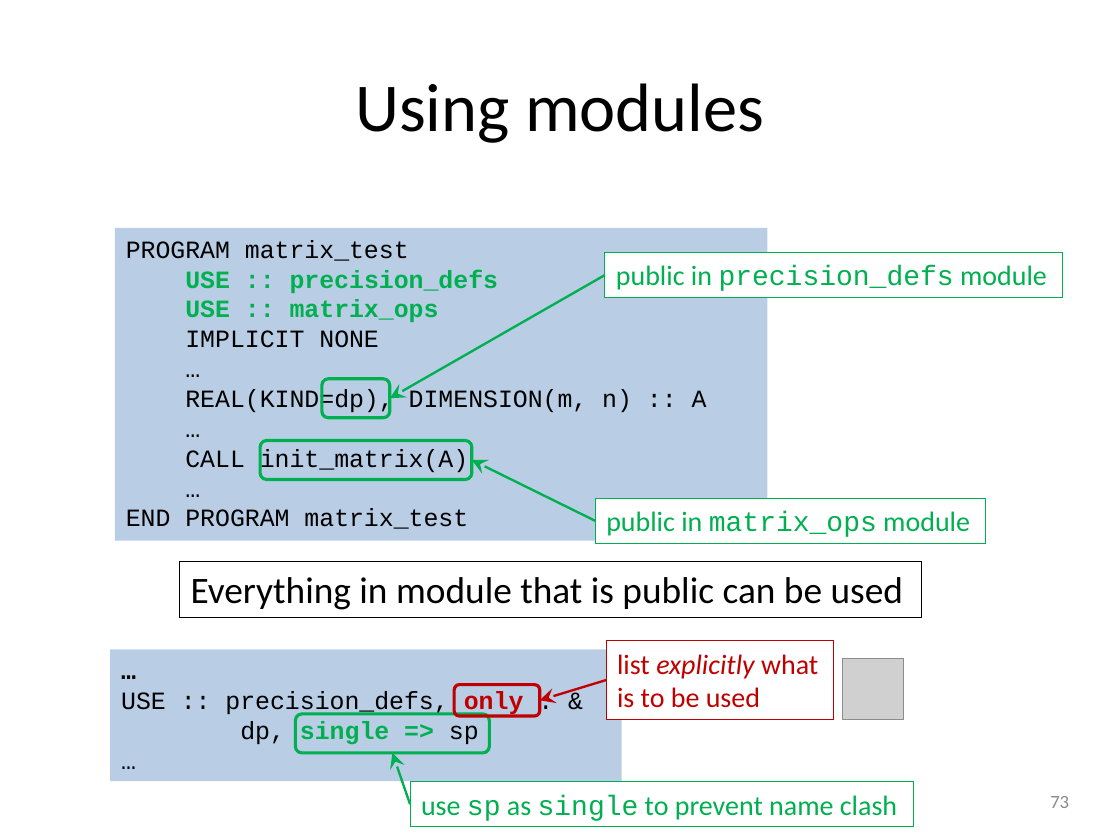
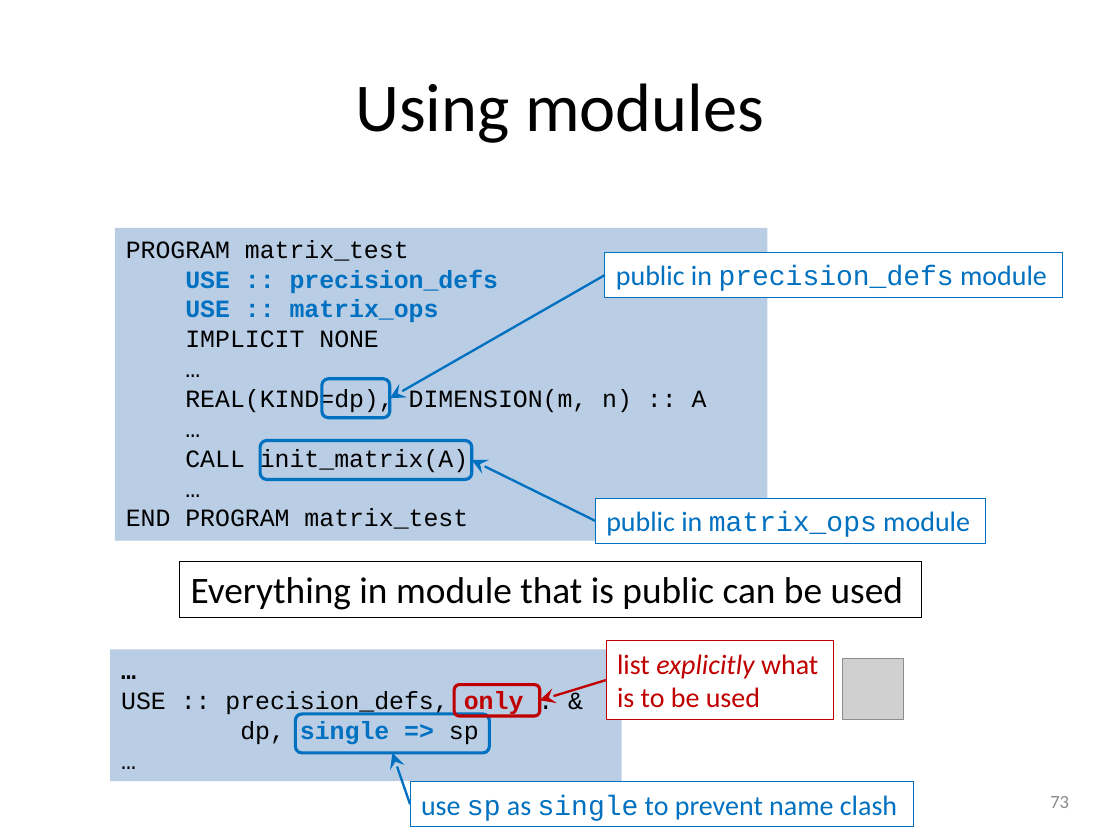
Before and after one commit to gjbex/Fortran-for-programmers, a slide deck: slide 73 of fortran_for_programmers.pptx. Drawn at 1120x840 pixels with LibreOffice and Linux fonts; fonts in the diff are those of the drawing; grey boxes stand for pictures. Boxes give left, top, right and bottom in pixels: in the first picture for what was removed or moved away, otherwise in the second. Text is boxed around its words. In the diff, an @@ line names an element or a change of style, - is before the commit and + after.

```diff
--- a/fortran_for_programmers.pptx
+++ b/fortran_for_programmers.pptx
@@ text in rectangle at [185,269,498,322]: text colour #00B050 to #0070C0 in "USE :: precision_defs", "USE :: matrix_ops" @@
@@ arrow (605, 276) - (390, 399): stroke #00B050 1.5 pt to #0070C0 1.5 pt @@
@@ arrow (595, 521) - (472, 460): stroke #00B050 1.5 pt to #0070C0 1.5 pt @@
@@ outline #00B050 2 pt to #0070C0 2 pt in 3 elements at [321,379,390,418], [260,440,472,479], [296,713,489,753] @@
@@ text in rectangle at [240,721,479,745]: text colour #00B050 to #0070C0 in "single =>" @@
@@ arrow (410, 804) - (392, 753): stroke #00B050 1.5 pt to #0070C0 1.5 pt @@
@@ text colour #00B050 to #0070C0; outline #00B050 0.75 pt to #0070C0 0.75 pt in 3 elements at [605,252,1062,297], [595,498,984,543], [410,782,914,827] @@
```
Also in this commit, not shown: 5 other slides changed.
